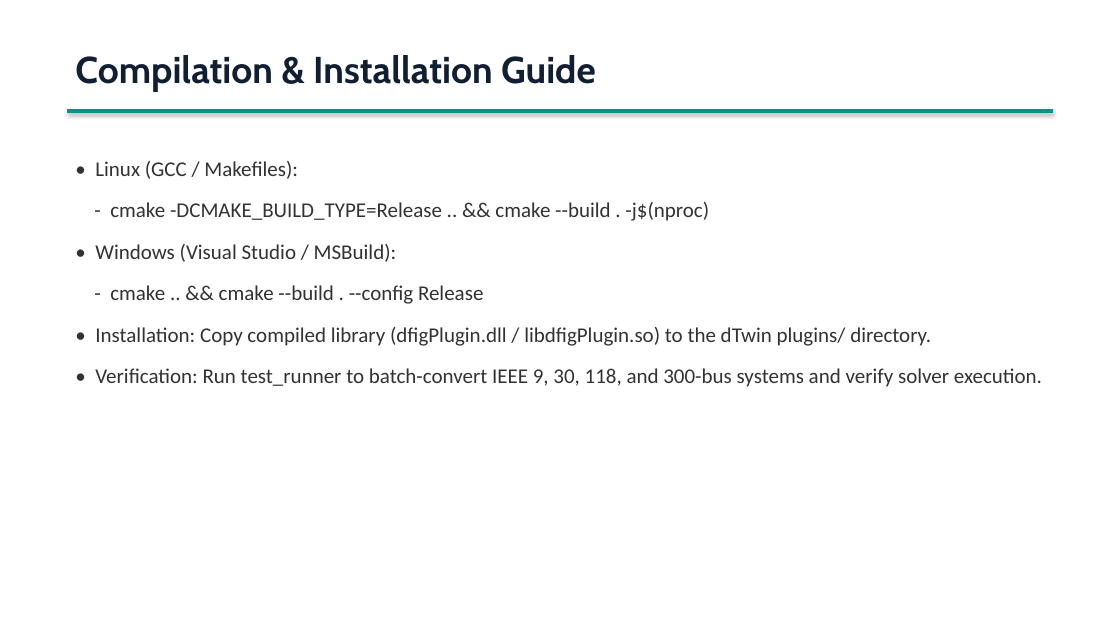
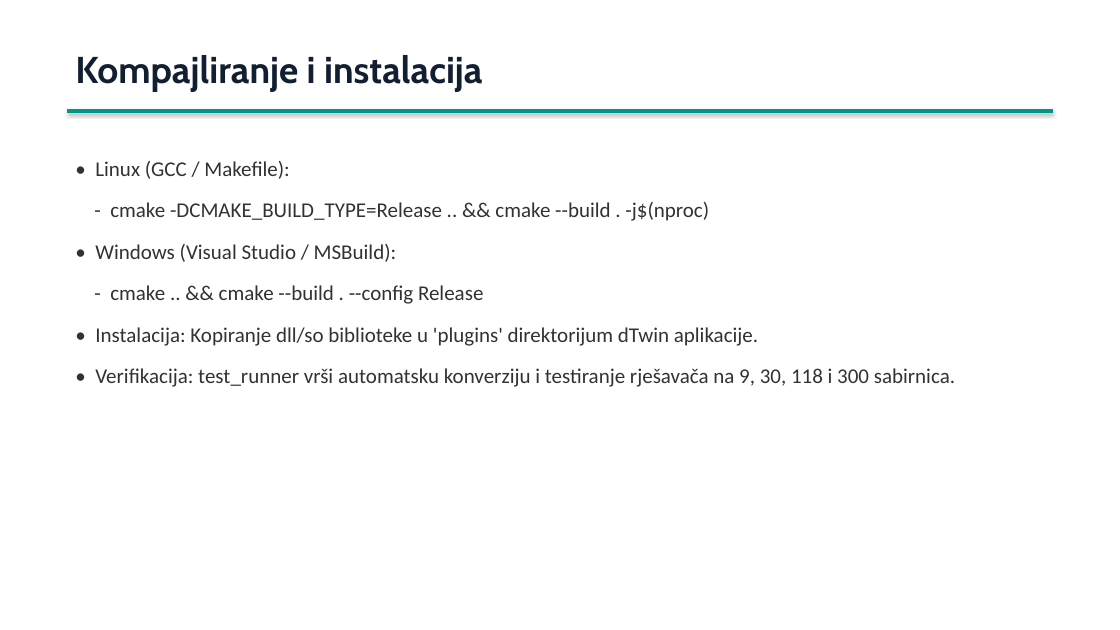
Before and after one commit to abudabiduba/SREES_2026_Gilic_VDFIG, a slide deck: slide 6 of presentation/DFIG_Presentation.pptx. Drawn at 1120x630 pixels with LibreOffice and Linux fonts; fonts in the diff are those of the drawing. Boxes give left, top, right and bottom in pixels: in the first picture for what was removed or moved away, otherwise in the second. Text is boxed around its words. In the diff, an @@ line names an element or a change of style, - is before the commit and + after.

Commit message:
Update DFIG_Presentation.pptx with Bosnian slide translations

```diff
--- a/presentation/DFIG_Presentation.pptx
+++ b/presentation/DFIG_Presentation.pptx
@@ text at <box>75,55,482,91</box>: text changed @@
-Compilation & Installation Guide
+Kompajliranje i instalacija
@@ text at <box>95,161,289,179</box>: text changed @@
-• Linux (GCC / Makefiles):
+• Linux (GCC / Makefile):
@@ text at <box>95,327,955,387</box>: text changed @@
-• Installation: Copy compiled library (dfigPlugin.dll / libdfigPlugin.so) to the dTwin plugins/ directory.
-• Verification: Run test_runner to batch-convert IEEE 9, 30, 118, and 300-bus systems and verify solver execution.
+• Instalacija: Kopiranje dll/so biblioteke u 'plugins' direktorijum dTwin aplikacije.
+• Verifikacija: test_runner vrši automatsku konverziju i testiranje rješavača na 9, 30, 118 i 300 sabirnica.
```
Also in this commit, not shown: 3 other slides changed, 3 slides added, 3 slides removed.
